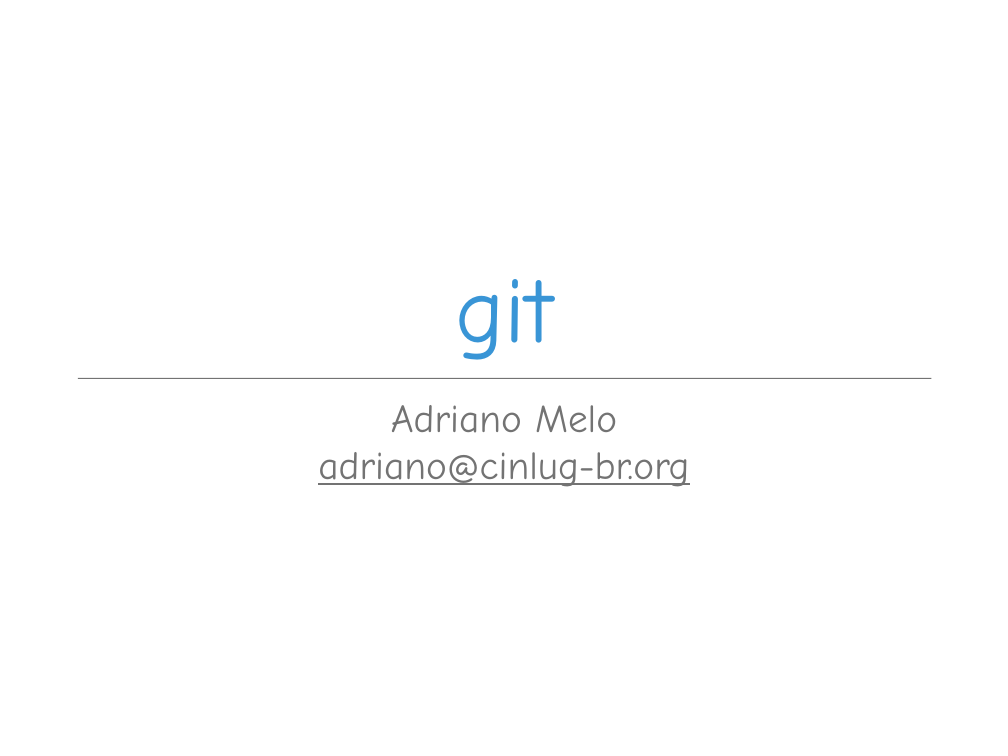
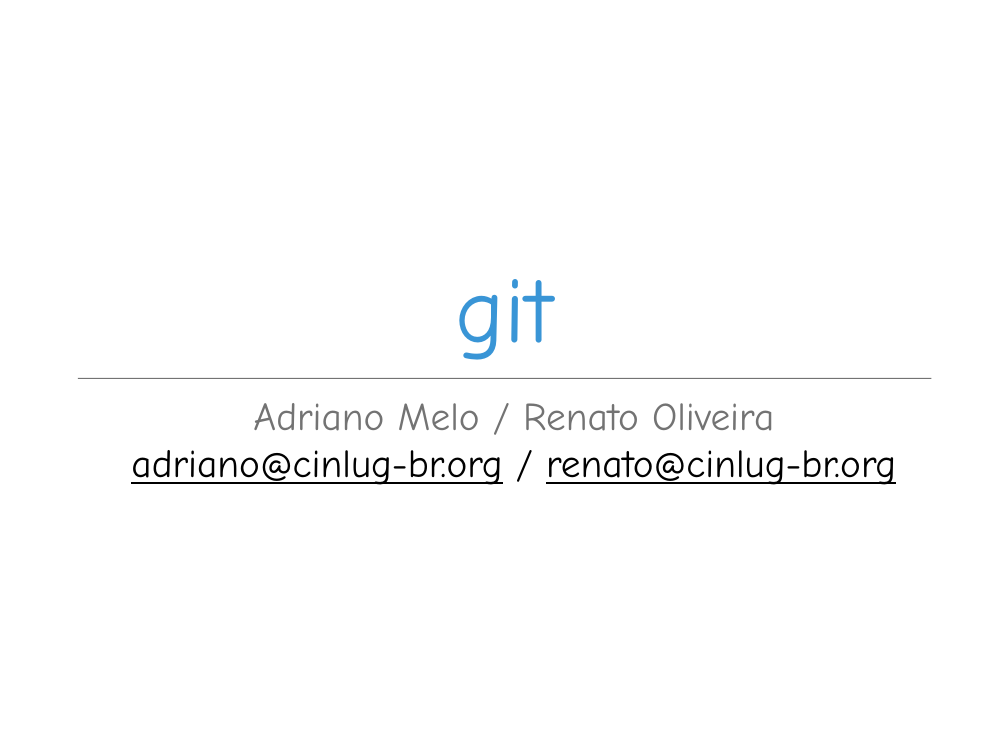
Before and after one commit to fernandocastor/aulas_floss, a slide deck: slide 1 of 07_Git/git.comandos.ppt. Drawn at 1008x756 pixels with LibreOffice and Linux fonts; fonts in the diff are those of the drawing; background and template pictures are left out. Boxes give left, top, right and bottom in pixels: in the first picture for what was removed or moved away, otherwise in the second. Text is boxed around its words. In the diff, an @@ line names an element or a change of style, - is before the commit and + after.

```diff
--- a/07_Git/git.comandos.ppt
+++ b/07_Git/git.comandos.ppt
@@ text at (x1=131, y1=403, x2=896, y2=485): text changed; text colour #737373 to #000000 @@
-Adriano Melo
-adriano@cinlug-br.org
+Adriano Melo / Renato Oliveira
+adriano@cinlug-br.org / renato@cinlug-br.org
```
Also in this commit, not shown: 12 other slides changed, 1 other file.
